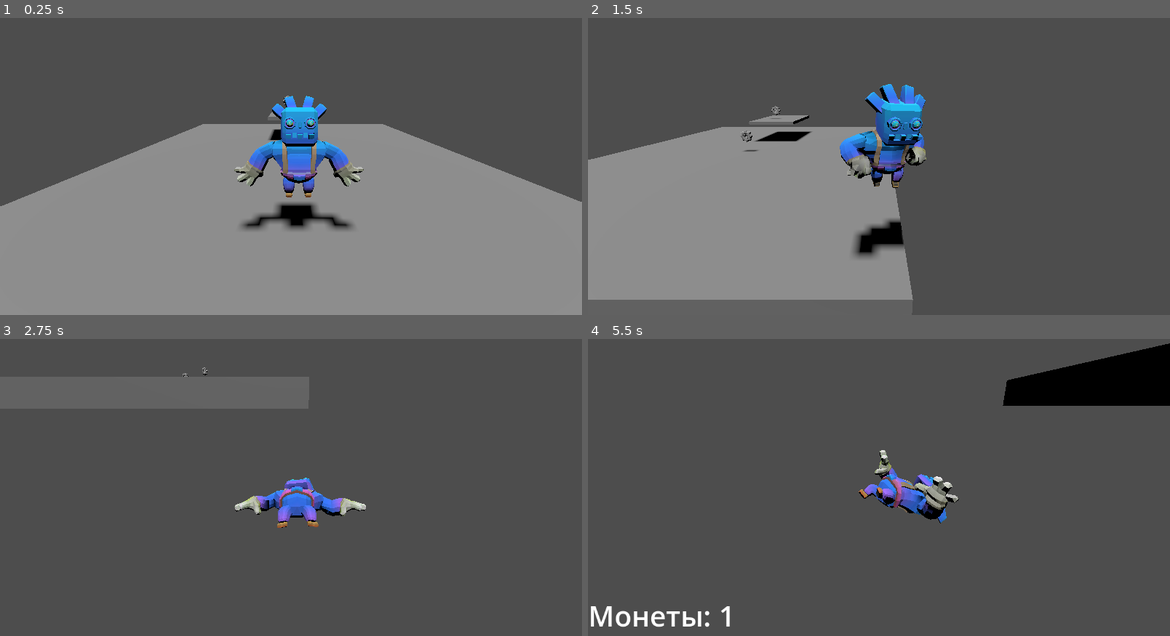
Above: before the commit, frames 1-4 (two rows, left to right).
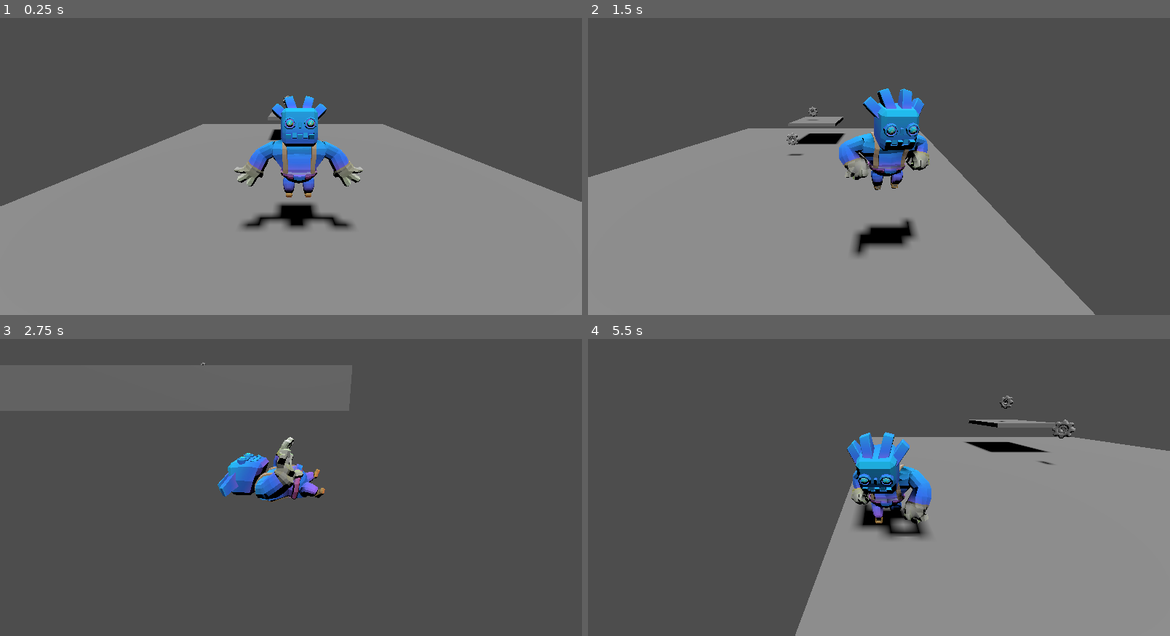
Above: after the commit, the same moments.

Repository: TimurBysky/3D-Platformer-with-Basic-Elements
Game: Godot game, scene res://main.tscn
The game is run twice, just before and just after one commit, with the same random seed, the same clock (stepped at 60 frames per second) and the same inputs.
Inputs:
- Up to frame 1 (0.25 s): no input
- Up to frame 2 (1.5 s): hold D (right) 0.53-1.28 s; tap Space (jump) at 0.77 s; hold S (backward) from 1.28 s (still down)
- Up to frame 3 (2.75 s): tap Space (jump) at 1.52 s; release S (backward) at 2.03 s; hold D (right) from 2.03 s (still down)
- Up to frame 4 (5.5 s): release D (right) at 2.78 s; hold W (forward) 2.78-3.53 s; tap Space (jump) at 3.02, 3.77, 4.52 s; hold A (left) 3.53-5.03 s; hold S (backward) from 5.03 s (still down)

The runs differ from the first frame. In frame 1, 0.1% of the frame differs, in the area x 40-63%, y 27-57%; in frame 2, 18%; in frame 3, 3.2%; in frame 4, 43%, in the area x 0-100%, y 1-100%.

Commit message:
Анимация стала более плавной

Diff:
--- a/player.gd
+++ b/player.gd
@@ -4,7 +4,7 @@
 @onready var model = get_node("godotman/godot_rig/Skeleton3D/godot_mesh")  # Предполагая, что модель - это дочерний узел
 
 # Настройки
-var speed = 5.0
+var speed = 3.0
 var jump_force = 4.5
 var gravity = 9.8
 var rotation_speed = 10.0  # Скорость поворота
@@ -44,17 +44,17 @@
 		var target_angle = atan2(direction.x, direction.z)
 		model.rotation.y = lerp_angle(model.rotation.y, target_angle, delta * rotation_speed)
 
-		animation_player.play("run")
+		animation_player.play("run", 0.3, 1.0)
 	else:
 		velocity.x = move_toward(velocity.x, 0, speed)
 		velocity.z = move_toward(velocity.z, 0, speed)
-		animation_player.play("idle")
+		animation_player.play("idle", 0.3, 1.0)
 
 	move_and_slide()
 
 func _on_death_zone_entered():
 	is_alive = false
-	animation_player.play("die")
+	animation_player.play("die", 0.3, 1.0)
 	await get_tree().create_timer(1.0).timeout
 	position = Vector3(0, 5, 0)
 	is_alive = true
